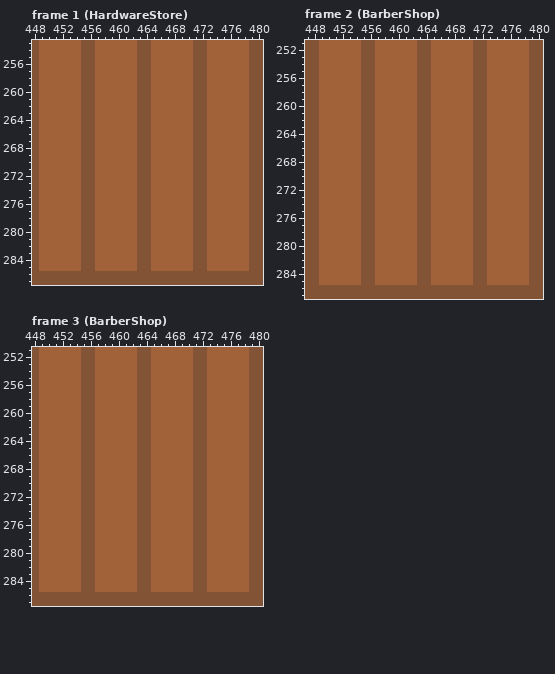
File history of a pixel-art file, Aseprite/Main Background/Outside/StreetViewHardware:Barber.aseprite. That is the earlier state.
512x288 pixels, 3 frames. Colours within 5 levels of each other are drawn and written as one. Shown: frame 1 (HardwareStore): x 448..480, y 253..287; frame 2 (BarberShop): x 447..480, y 251..287; frame 3 (BarberShop): x 448..480, y 251..287. The commit also changed other frames or places, which this record leaves out.
Once edited:
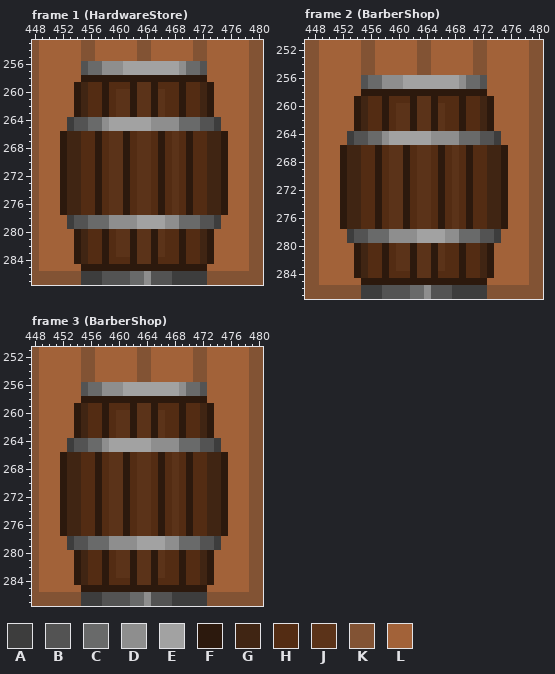
Palette (. is transparent): A #3d3d3d  B #535353  C #696a6a  D #8e8e8e  E #a2a2a2  F #2c190d  G #402513  H #532c13  J #5b3319  K #825334  L #a26239
From the commit log: Street View Barber Shop and Hardware Store
What changed:
layer "Barrels" added
Changed rows in their new state; - is an unchanged pixel.
Frame 1 (HardwareStore), layer "Barrels":
first column x 452:
256 ---BCCDDDEEEEEEEEDCCB---
257 ---BCCDDDEEEEEEEEDCCB---
258 ---FFFFFFFFFFFFFFFFFF---
259 --FGHHFHHHFJJFHHHFHHGF--
260 --FGHHFHJJFJJFJHHFHHGF--
261 --FGHHFHJJFJJFJHHFHHGF--
262 --FGHHFHJJFJJFJHHFHHGF--
263 --FGHHFHJJFJJFJHHFHHGF--
264 -ABBCCDEEEEEEDDDDCCCBBA-
265 -ABBCCDEEEEEEDDDDCCCBBA-
266 FGGHHFHJJFHJJHFHJHFHHGGF
267 FGGHHFHJJFHJJHFHJHFHHGGF
268 FGGHHFHJJFHJJHFHJHFHHGGF
269 FGGHHFHJJFHJJHFHJHFHHGGF
270 FGGHHFHJJFHJJHFHJHFHHGGF
271 FGGHHFHJJFHJJHFHJHFHHGGF
272 FGGHHFHJJFHJJHFHJHFHHGGF
273 FGGHHFHJJFHJJHFHJHFHHGGF
274 FGGHHFHJJFHJJHFHJHFHHGGF
275 FGGHHFHJJFHJJHFHJHFHHGGF
276 FGGHHFHJJFHJJHFHJHFHHGGF
277 FGGHHFHJJFHJJHFHJHFHHGGF
278 -ABBCCCDDDDEEEEDDCCCBBA-
279 -ABBCCCDDDDEEEEDDCCCBBA-
280 --FGHHFHJJFJJFJHHFHHGF--
281 --FGHHFHJJFJJFJHHFHHGF--
282 --FGHHFHJJFJJFJHHFHHGF--
283 --FGHHFHJJFJJFJHHFHHGF--
284 --FGHHFHHHFJJFHHHFHHGF--
285 ---FFFFFFFFFFFFFFFFFF---
286 ---AAABBBBCCDBBBAAAAA---
287 ---AAABBBBCCDBBBAAAAA---
Frame 2 (BarberShop), layer "Barrels": the same change as frame 1 (HardwareStore)
Frame 3 (BarberShop), layer "Barrels": the same change as frame 1 (HardwareStore)
Where, in picture pixels (left, top, right, bottom), the same in both pictures:
changed: (60, 61, 228, 285)
changed: (340, 75, 508, 299)
changed: (60, 382, 228, 606)
